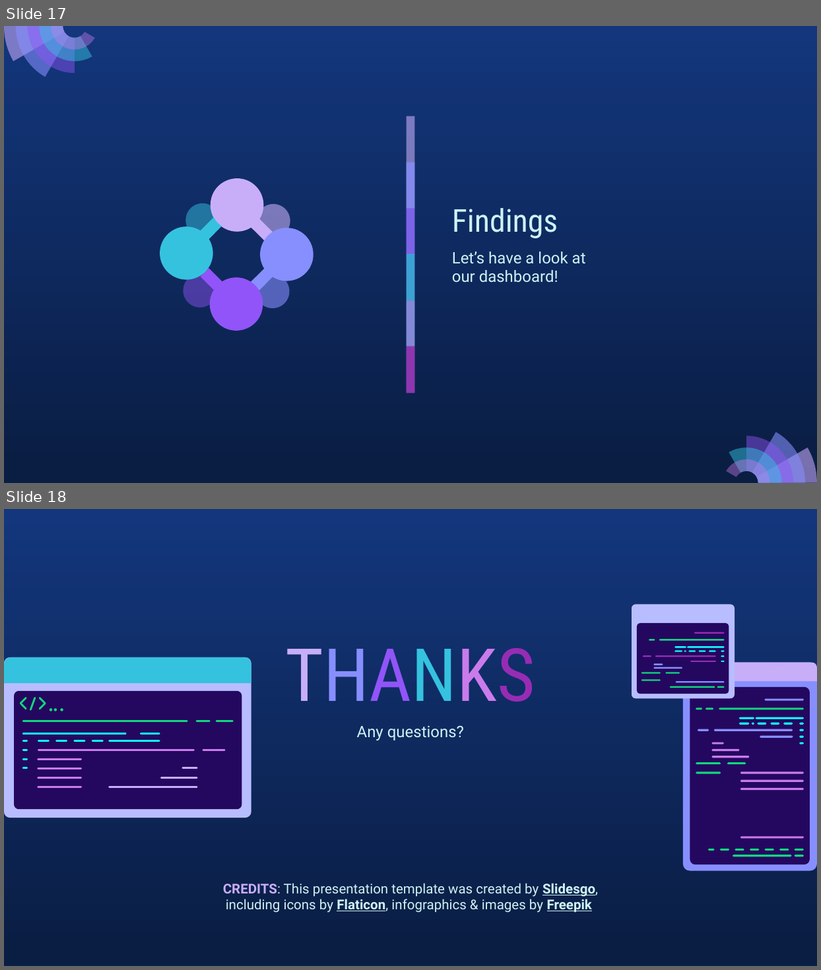
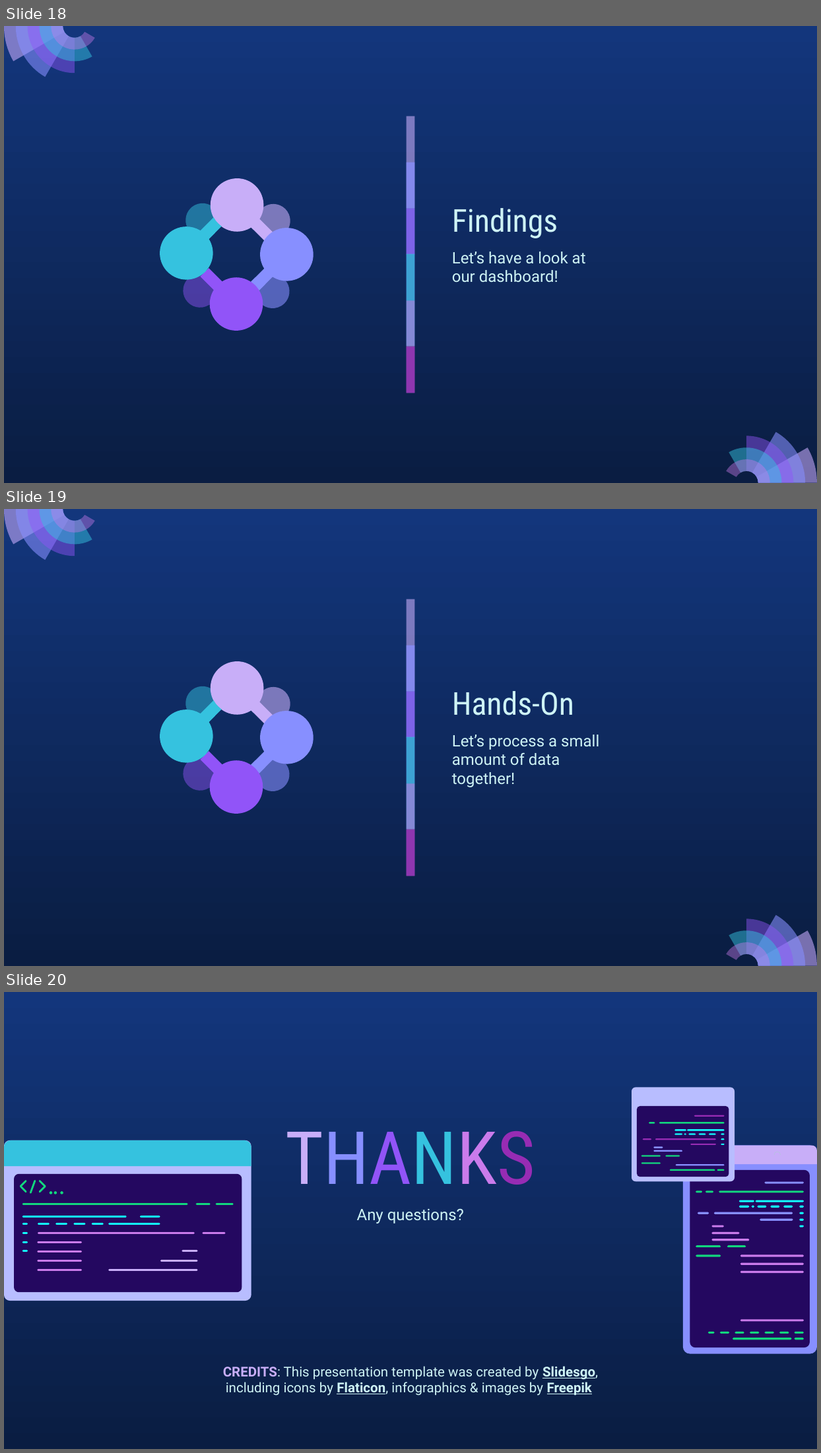
Before and after one commit to FFCA/bda-gr4-domains-analysis, a slide deck: presentation.pptx. Shown one above the other, each under a label of ours: slides 17 and 18 before the commit, slides 18, 19 and 20 after it. The pictures are 821x970 and 821x1453 pixels, drawn with LibreOffice and Linux fonts; fonts in the diff are those of the drawing. Boxes give left, top, right and bottom in pixels: in the first picture for what was removed or moved away, otherwise in the second. Text is boxed around its words. In the diff, an @@ line names an element or a change of style, - is before the commit and + after.

```diff
--- a/presentation.pptx
+++ b/presentation.pptx
@@ slide 19 added at (4, 509, 817, 966), background gradient #13367C to #0A1D42; not listed: 6 template elements that a slide beside it also shows @@
@@ group added at (4, 509, 95, 560): 5 freeform shapes @@
@@ freeform shape added at (209, 662, 273, 724), fill #C8AEF8 @@
@@ freeform shape added at (178, 679, 227, 728), fill #35C2DF at 49% opacity @@
@@ freeform shape added at (248, 679, 299, 729), fill #C8AEF8 at 59% opacity @@
@@ freeform shape added at (157, 701, 221, 764), fill #35C2DF @@
@@ title added at (452, 691, 574, 716), 28 pt, text #CEF3F5 @@
+Hands-On
@@ freeform shape added at (250, 711, 321, 773), fill #878FFF @@
@@ text added at (452, 735, 599, 788), 14 pt, text #CEF3F5 @@
+Let’s process a small amount of data together!
@@ freeform shape added at (175, 749, 225, 799), fill #9154F8 at 46% opacity @@
@@ freeform shape added at (200, 751, 264, 814), fill #9154F8 @@
@@ freeform shape added at (247, 750, 298, 800), fill #878FFF at 58% opacity @@
@@ group added at (726, 916, 817, 966): 5 freeform shapes @@
@@ what was slide 17 is now slide 18 @@
@@ what was slide 18 is now slide 20 @@
```
Also in this commit, not shown: 13 slides changed, 1 other slide added.
